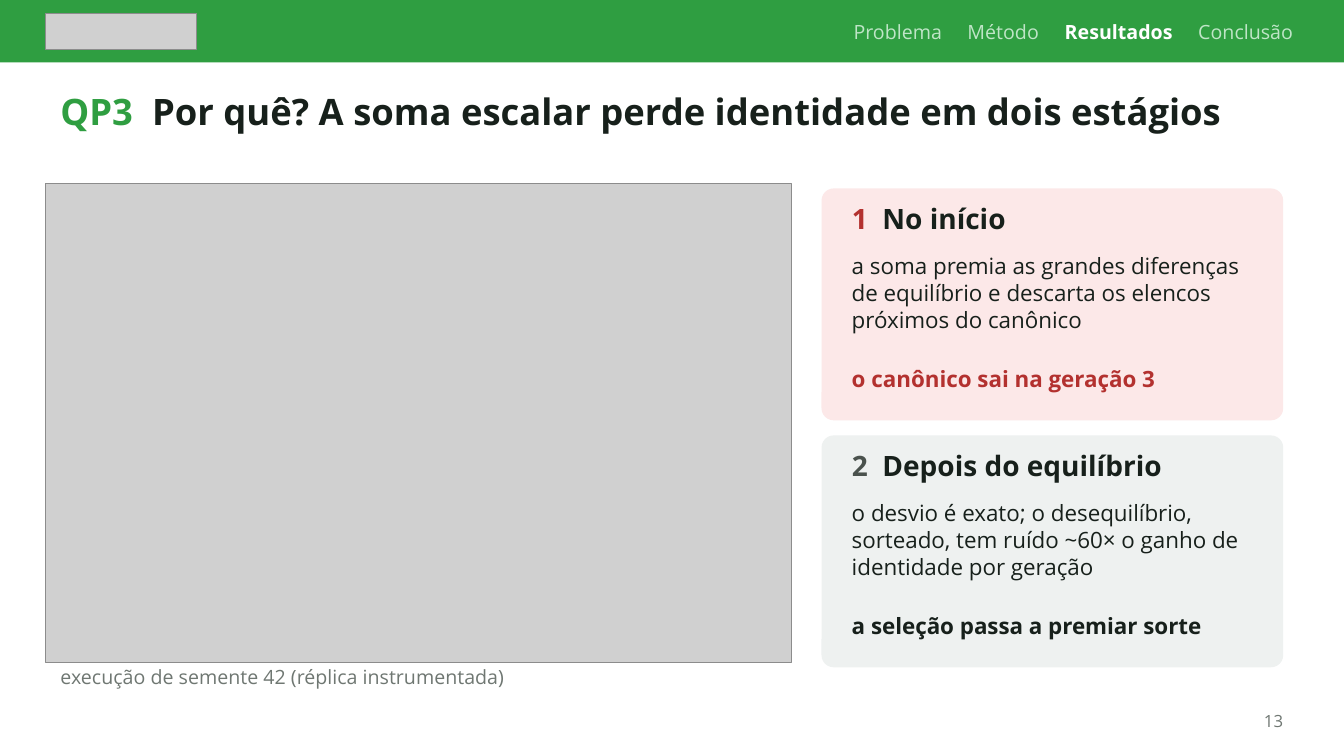
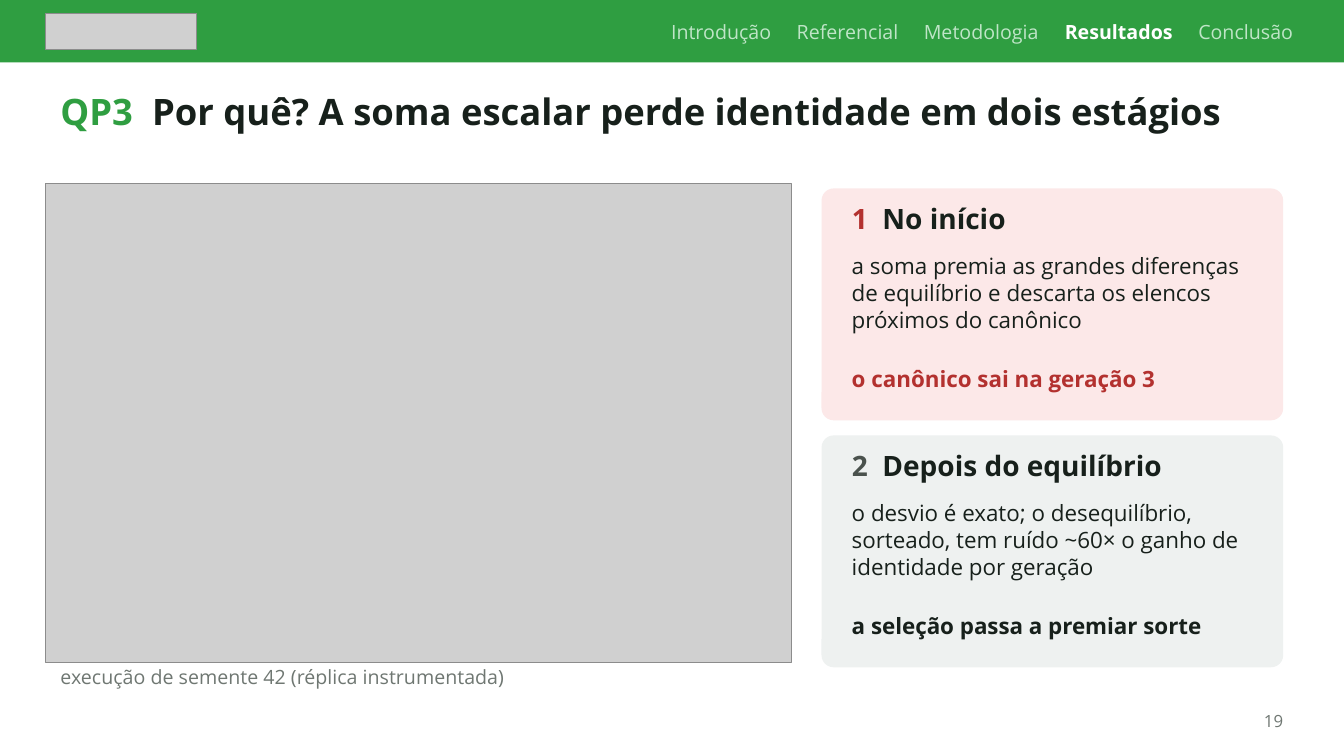
Before and after one commit to M-Gimenes/Simulation, a slide deck: slide 19 of overleaf/talk-committee-2026/slides.pptx (slide 13 before the commit). Drawn at 1344x756 pixels with LibreOffice and Linux fonts; fonts in the diff are those of the drawing; grey boxes stand for pictures. Boxes give left, top, right and bottom in pixels: in the first picture for what was removed or moved away, otherwise in the second. Text is boxed around its words. In the diff, an @@ line names an element or a change of style, - is before the commit and + after.

```diff
--- a/overleaf/talk-committee-2026/slides.pptx
+++ b/overleaf/talk-committee-2026/slides.pptx
@@ text at [671, 24, 1293, 44]: text changed @@
-Problema Método Resultados Conclusão
+Introdução Referencial Metodologia Resultados Conclusão
@@ text at [1264, 715, 1283, 727]: text changed @@
-13
+19
```
Also in this commit, not shown: 15 other slides changed, 7 slides added, 2 other files.
